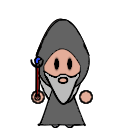
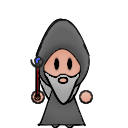
Revision of a layered (128, 128) image; what changed, layer by layer:
painted on "Staff" over box(30, 56, 44, 99)
painted on "Head_Down" over box(36, 19, 90, 103)
painted on "Head_Up" over box(35, 19, 90, 90)
painted on "Head" over box(35, 19, 86, 102)
painted on "Body" over box(41, 88, 84, 125)
painted on "Left_Hand" over box(79, 90, 93, 104)
painted on "Right_Hand" over box(31, 90, 45, 104)
painted on "Left_Foot" over box(62, 107, 74, 127)
painted on "Right_Foot" over box(50, 107, 63, 127)
painted on "Head_Left" over box(35, 19, 86, 102)
